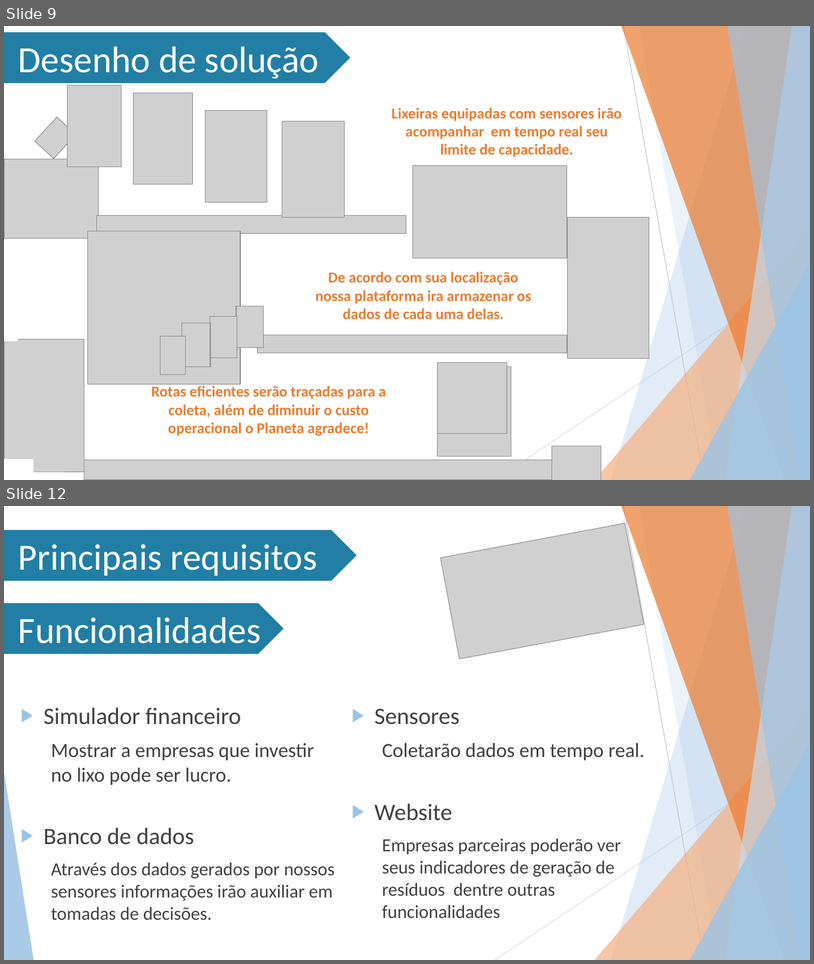
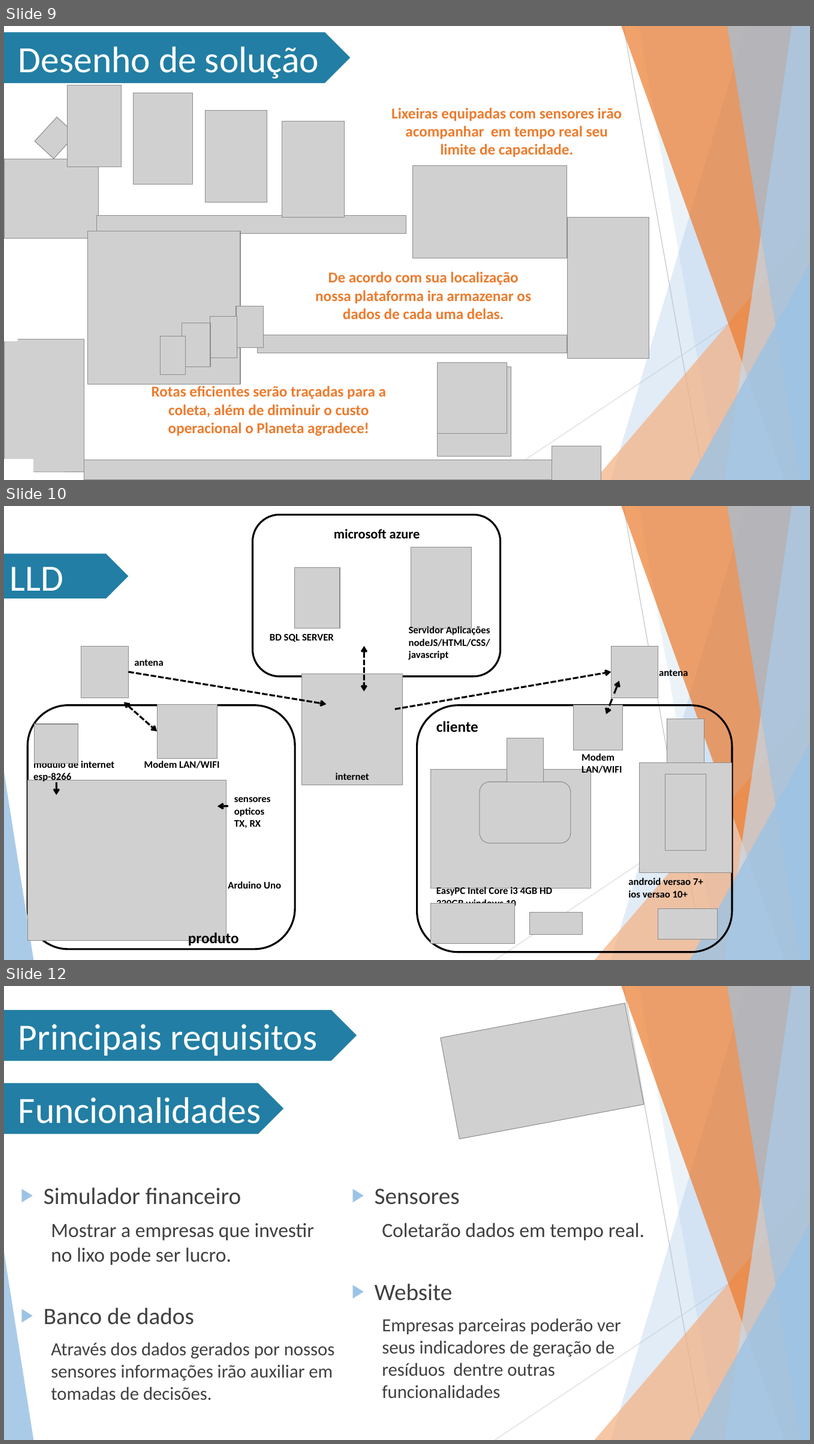
Before and after one commit to Stefany-hub/Projeto2.0, a slide deck: apresentação/MIT PPT (Projeto 2.0).pptx. Shown one above the other, each under a label of ours: slides 9 and 12 before the commit, slides 9, 10 and 12 after it; the slides between them are not shown. The pictures are 814x964 and 814x1444 pixels, drawn with LibreOffice and Linux fonts; fonts in the diff are those of the drawing; grey boxes stand for pictures; background and template pictures are left out. Boxes give left, top, right and bottom in pixels: in the first picture for what was removed or moved away, otherwise in the second. Text is boxed around its words. In the diff, an @@ line names an element or a change of style, - is before the commit and + after.

```diff
--- a/apresentação/MIT PPT (Projeto 2.0).pptx
+++ b/apresentação/MIT PPT (Projeto 2.0).pptx
@@ slide 10 added at (4, 506, 810, 960), background #FFFFFF; not listed: 10 template elements that a slide beside it also shows @@
@@ pentagon arrow added at (4, 554, 129, 598), fill #227EA4, 44 pt, text #FFFFFF @@
+LLD
@@ group added at (27, 514, 732, 952): 18 pictures, 15 texts, 4 arrows, 3 rounded rectangles, 3 double arrows @@
+modulo de internet
+esp-8266
+sensores opticos
+TX, RX
+Arduino Uno
+Modem LAN/WIFI
+EasyPC Intel Core i3 4GB HD 320GB windows 10
+android versao 7+
+ios versao 10+
+Modem LAN/WIFI
+Servidor Aplicações
+nodeJS/HTML/CSS/
+javascript
+microsoft azure
+BD SQL SERVER
+internet
+antena
+antena
+produto
+cliente
```
Also in this commit, not shown: 7 slides changed, 2 slides removed.
